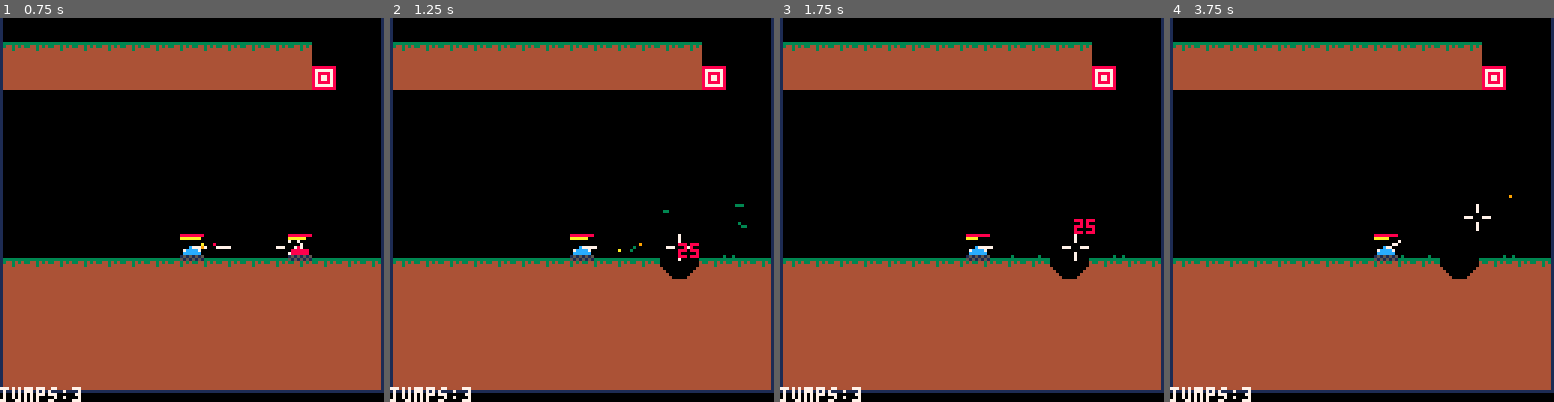
Above: before the commit, frames 1-4 (left to right).
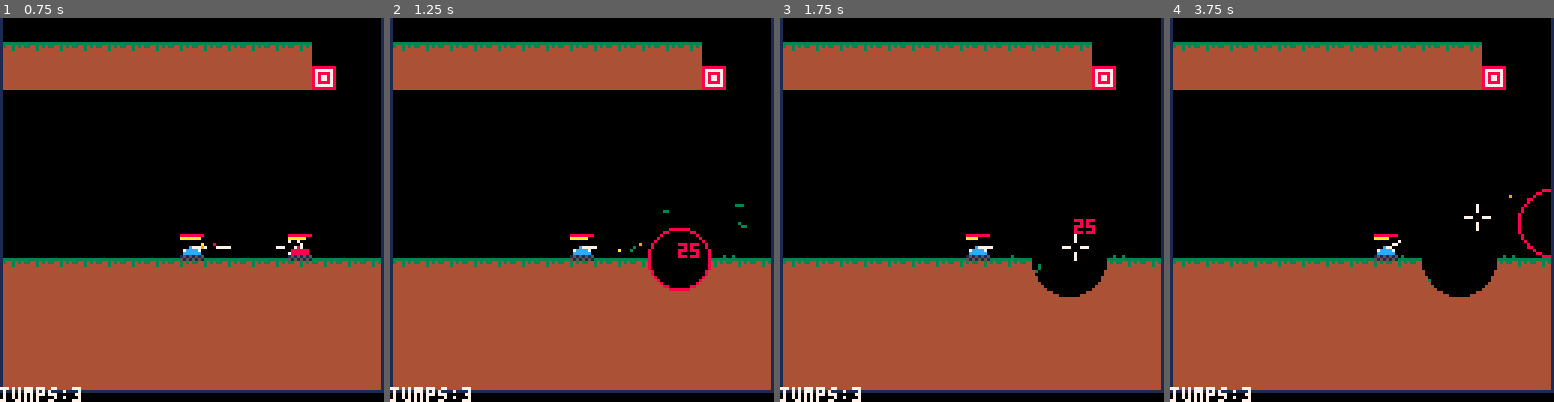
Above: after the commit, the same moments.

Repository: MarrMann/tanks.p8
Game: PICO-8 cartridge tanks.p8
Same seed, same stepped clock (60 frames per second), same inputs: the game is played once before the commit and once after it.
Inputs:
- Up to frame 1 (0.75 s): tap X (X key) at 0.33 s; tap O (Z key) at 0.7 s
- Up to frame 2 (1.25 s): tap X (X key) at 1.07 s
- Up to frame 3 (1.75 s): hold Right from 1.6 s (still down); tap O (Z key) at 1.7 s
- Up to frame 4 (3.75 s): tap X (X key) at 1.85, 2.97 s; release Right at 2.1 s; tap O (Z key) every 0.4 s from 2.1 to 3.7 s; hold Up 2.15-2.42 s; hold Right 2.47-3.03 s; hold Left 3.08-3.58 s; hold Down from 3.63 s (still down)

Frame 1 is identical in both runs. In frame 2, 0.9% of the frame differs, in the area x 67-84%, y 54-72%; in frame 3, 1.1%; in frame 4, 1.3%, in the area x 65-100%, y 44-73%.

Commit message:
Improved explosion logic performance and fixed an issue with big shots

Diff:
--- a/tanks.p8
+++ b/tanks.p8
@@ -29,6 +29,7 @@
 		shot = {
 			name = shot_types.basic.name,
 			modifiers = {
+				size = { stacks = 6 }
 			},
 			child = nil
 		}
@@ -411,9 +412,9 @@
 end
 
 function explode_brem(o_x, o_y, r, fall)
-	x = 0
-	y = r
-	d = 3 - 2 * r
+	local x = 0
+	local y = r
+	local d = 3 - 2 * r
 	-- split logic between falling and not falling
 	if fall then
 		-- save possible falling pixels
@@ -445,20 +446,6 @@
 		end
 		for k,v in pairs(to_add) do
 			add(fallings, v)
-		end
-	-- not fallings
-	else
-		draw_circ(o_x, o_y, x, y, fall)
-		while y >= x do
-			if d > 0 then
-				y -= 1
-				d = d + 4 * (x - y) + 10
-			else
-				d = d + 4 * x + 6
-			end
-
-			x += 1
-			draw_circ(o_x, o_y, x, y, fall)
 		end
 	end
 end
@@ -861,7 +848,7 @@
 function update_explosions()
 	for i=#exps,1,-1 do
 		local exp = exps[i]
-		eq = exp.cur_r == exp.r
+		local eq = exp.cur_r == exp.r
 		explode_brem(exp.x, exp.y, exp.cur_r, eq)
 		handle_exp_hits(exp)
 	end
@@ -891,7 +878,7 @@
 		end
 	end
 
-	// enemies
+	-- enemies
 	for e in all(dumb_enemies) do
 		if not tbl_contains(exp.hit_ids,e.id) then
 			if handle_exp_hit(exp,e) then
@@ -947,6 +934,7 @@
 function draw_explosions()
 	for i=#exps,1,-1 do
 		local exp = exps[i]
+		circfill(exp.x, exp.y, exp.cur_r, 0)
 		circ(exp.x, exp.y, exp.cur_r, 8)
 		exp.cur_r += 1
 		if exp.cur_r > exp.r then
@@ -1552,7 +1540,7 @@
 end
 -->8
 -- todo
--- currently working on: finalize pickup/shot tree logic
+-- currently working on: ensure that map particles spawn in the normal direction to avoid falling issues
 
 --performance:
 ---could consider batch removal of
